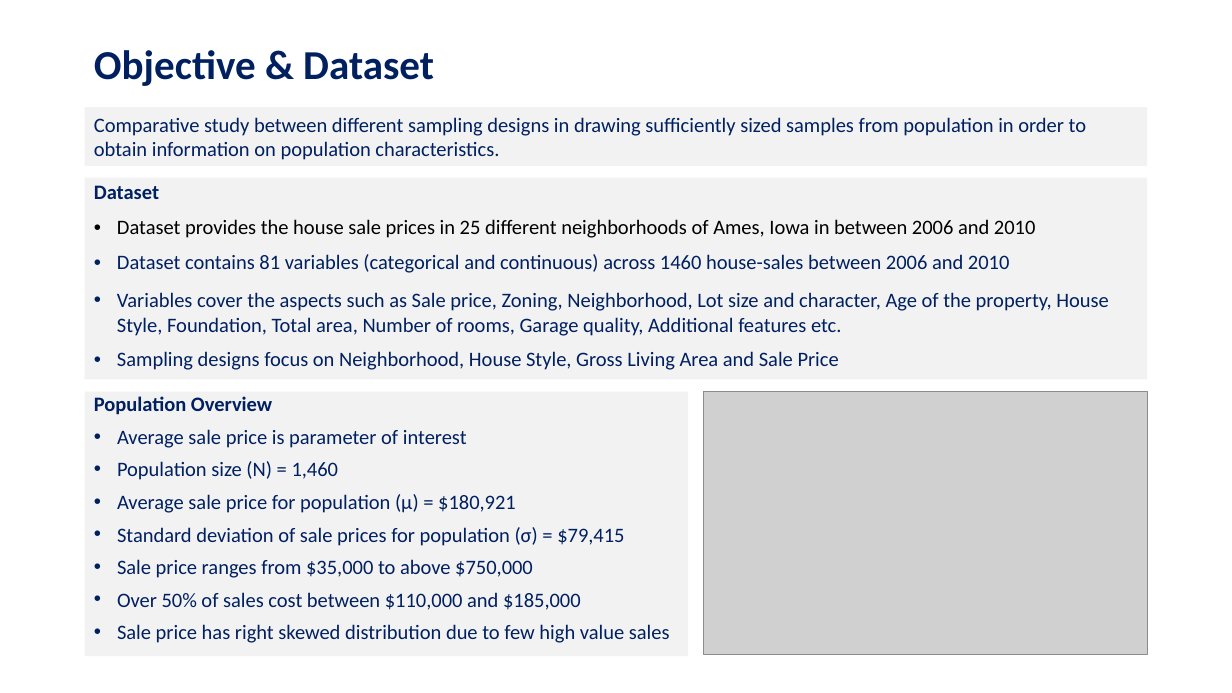
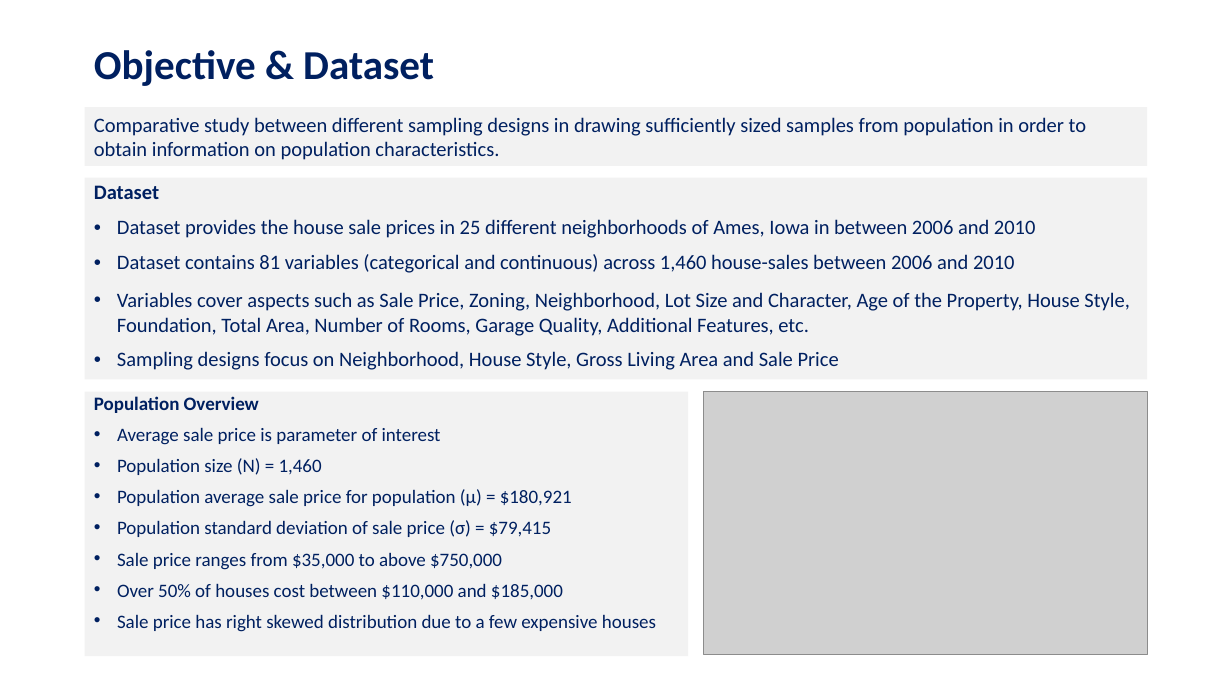
Before and after one commit to dmf42186/MSDS-6370-Statistical-Sampling-Class-Project, a slide deck: slide 3 of Reports/MSDS 6370 Statistical Sampling Project - Sudip Bhattacharyya Dan Freeman.pptx. Drawn at 1232x693 pixels with LibreOffice and Linux fonts; fonts in the diff are those of the drawing; grey boxes stand for pictures. Boxes give left, top, right and bottom in pixels: in the first picture for what was removed or moved away, otherwise in the second. Text is boxed around its words. In the diff, an @@ line names an element or a change of style, - is before the commit and + after.

```diff
--- a/Reports/MSDS 6370 Statistical Sampling Project - Sudip Bhattacharyya Dan Freeman.pptx
+++ b/Reports/MSDS 6370 Statistical Sampling Project - Sudip Bhattacharyya Dan Freeman.pptx
@@ text in rectangle at box(117, 219, 1035, 238): text colour #000000 to #002060 in "Dataset provides the house sale prices in ..." @@
@@ text in rectangle at box(117, 254, 1130, 336): text changed @@
-• Dataset contains 81 variables (categorical and continuous) across 1460 house-sales between 2006 and 2010
-• Variables cover the aspects such as Sale price, Zoning, Neighborhood, Lot size and character, Age of the property, House Style, Foundation, Total area, Number of rooms, Garage quality, Additional features etc.
+• Dataset contains 81 variables (categorical and continuous) across 1,460 house-sales between 2006 and 2010
+• Variables cover aspects such as Sale Price, Zoning, Neighborhood, Lot Size and Character, Age of the Property, House Style, Foundation, Total Area, Number of Rooms, Garage Quality, Additional Features, etc.
@@ text in rectangle at box(94, 396, 502, 570): size 16 to 14.8 pt in "Population Overview", "Average sale price is parameter of interest", "Population size (N) = 1,460", "Sale price ranges from $35,000 to above ..." @@
@@ text in rectangle at box(117, 489, 572, 537): text changed; size 16 to 14.8 pt @@
-• Average sale price for population (µ) = $180,921
-• Standard deviation of sale prices for population (σ) = $79,415
+• Population average sale price for population (µ) = $180,921
+• Population standard deviation of sale price (σ) = $79,415
@@ text in rectangle at box(117, 583, 656, 632): text changed; size 16 to 14.8 pt @@
-• Over 50% of sales cost between $110,000 and $185,000
-• Sale price has right skewed distribution due to few high value sales
+• Over 50% of houses cost between $110,000 and $185,000
+• Sale price has right skewed distribution due to a few expensive houses
```
Also in this commit, not shown: 10 other slides changed.
